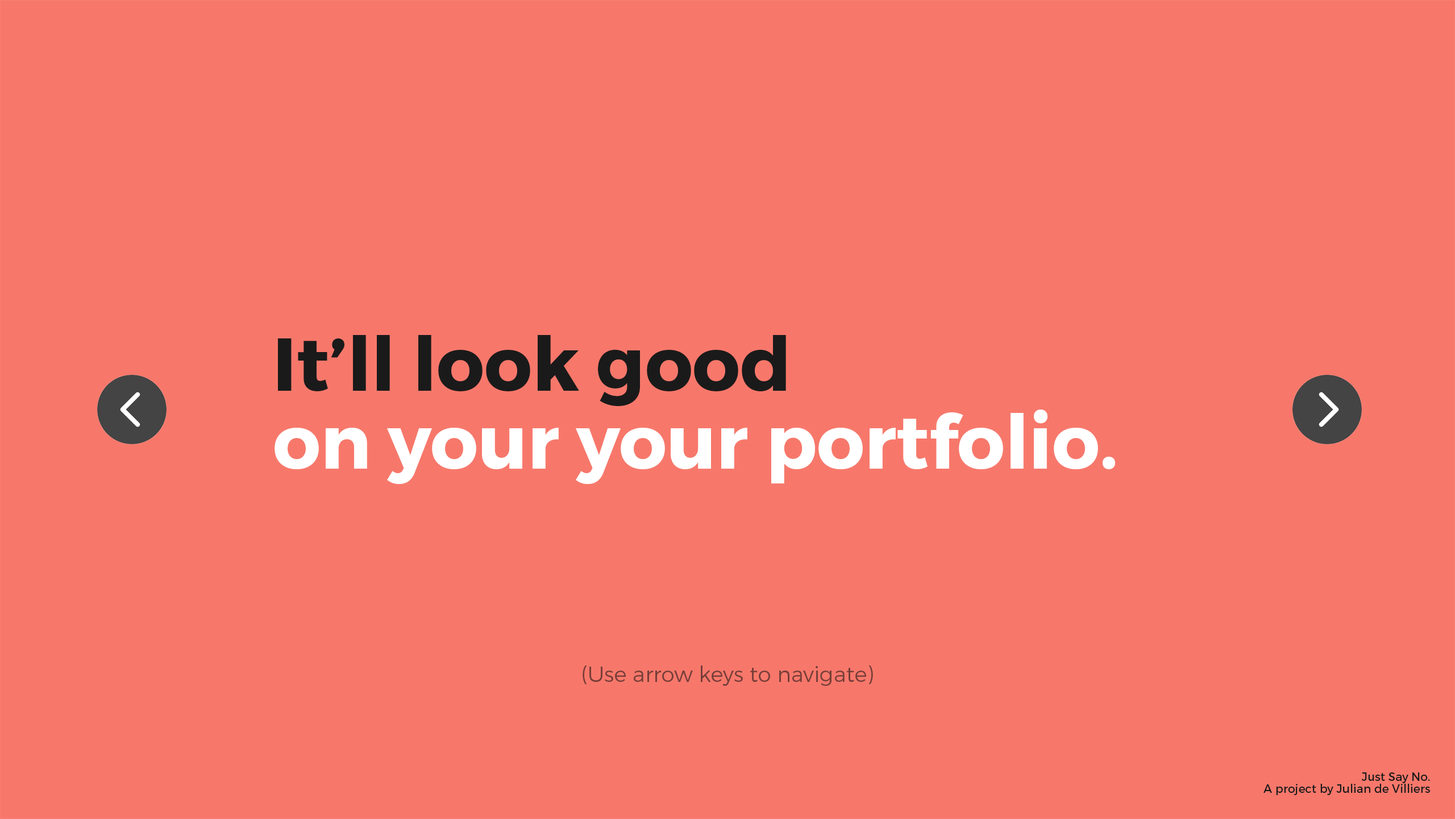
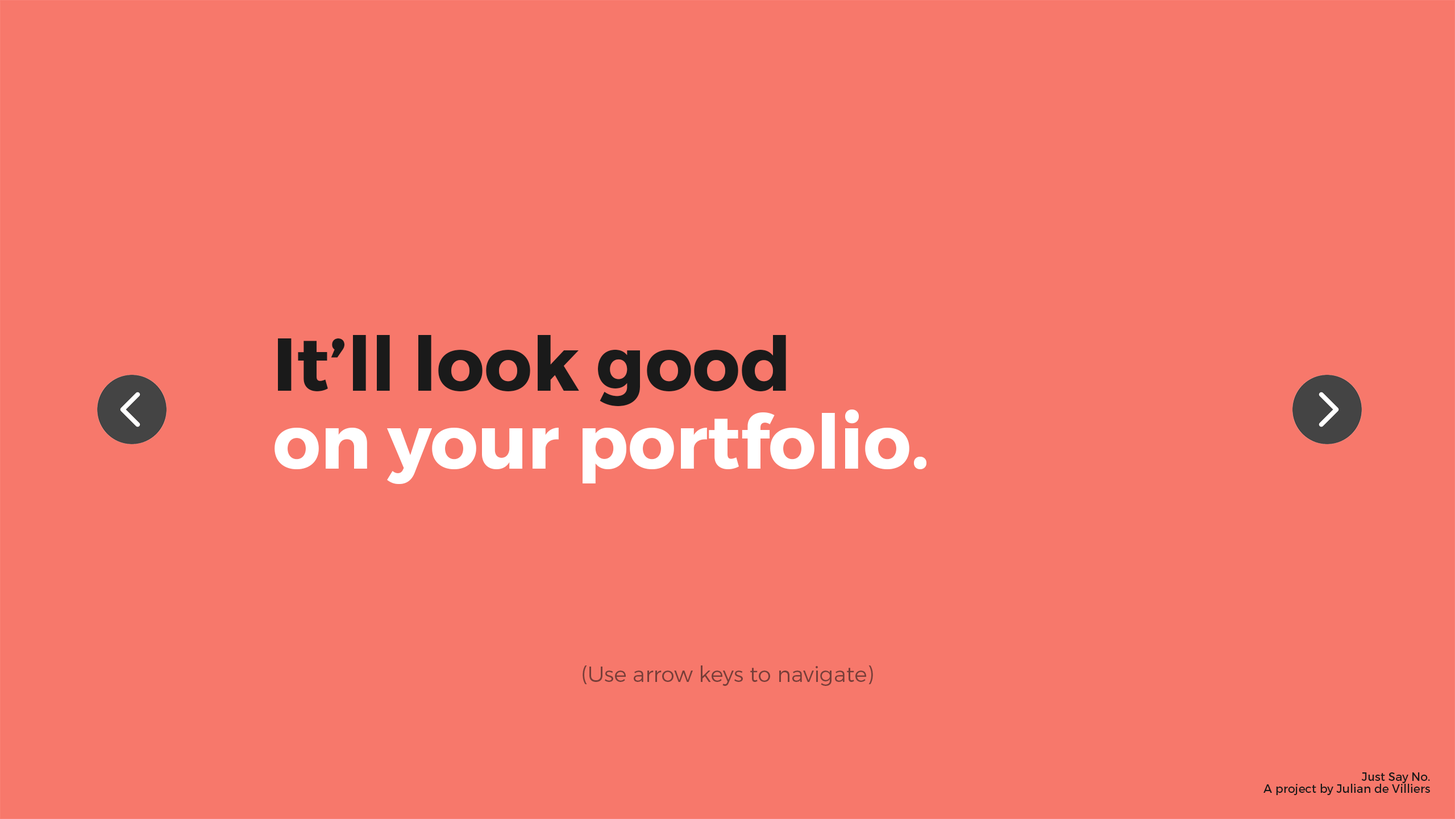
The second 1455×819 image is a revision of the first. Changes to its layers:
renamed "It’ll look good on your your portfolio." to "It’ll look good on your portfolio.", painted on it over [575, 409, 1116, 484]
